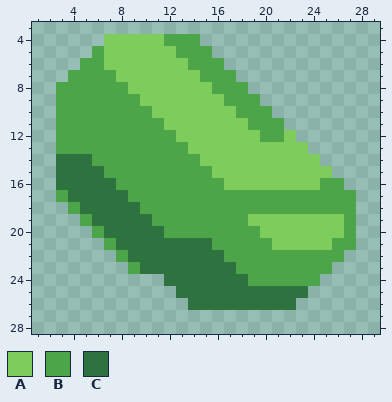
One commit to this pixel-art sprite: sprites/items/biomatter.png. The picture above was drawn from the file before the commit.
The file is 32x32 pixels. Shown: x 1..29, y 3..28.
Palette (. is transparent): A #7ecc5b  B #4da54a  C #2e723f
Pixels before, first column x 3:
 4 ....AAAAABBB.............
 5 ...BAAAAAABBB............
 6 ..BBAAAAAAABBB...........
 7 .BBBBAAAAAAABBB..........
 8 BBBBBBAAAAAAABBB.........
 9 BBBBBBBAAAAAAABBB........
10 BBBBBBBBAAAAAAABBB.......
11 BBBBBBBBBAAAAAAABBB......
12 BBBBBBBBBBAAAAAAABBA.....
13 BBBBBBBBBBBAAAAAAAAAA....
14 CCCBBBBBBBBBAAAAAAAAAA...
15 CCCCBBBBBBBBBAAAAAAAAAA..
16 CCCCCBBBBBBBBBAAAAAAAABB.
17 BCCCCCBBBBBBBBBBBBBBBBBBB
18 .BCCCCCBBBBBBBBBBBBBBBBBB
19 ..BCCCCCBBBBBBBBAAAAAAAAB
20 ...BCCCCCBBBBBBBBAAAAAAAB
21 ....BCCCCCCCCBBBBBAAAAABB
22 .....BCCCCCCCCBBBBBBBBBB.
23 ......BCCCCCCCCBBBBBBBB..
24 .........CCCCCCCBBBBBB...
25 ..........CCCCCCCCCCC....
26 ...........CCCCCCCCC.....
Once edited:
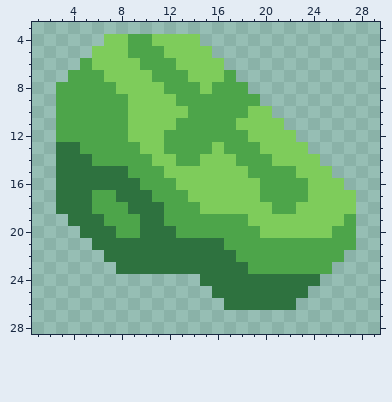
The exact change:
Changed rows in their new state; - is an unchanged pixel.
first column x 3:
 4 ------BB-AAA-------------
 5 ---A--BBB-AAA------------
 6 ---A---BBB-AAA-----------
 7 ----A---BBB-AA-----------
 8 -----A---BBB-------------
 9 ------A---BBBB-----------
10 ------AA---BBBB-AA-------
11 ------AAA-BBBBB-AAA------
12 ------AAA-BBBBBB-AA------
13 CC-----AA--BB-BBB--------
14 --------AA-----BBB-------
15 ----CC---AAAA---BBBB-----
16 -----CC---AAAA---BBBB-AA-
17 C--BB-CC---AAAAAA----AAAA
18 CC-BBB-CC---AAAAAA--AAAAA
19 -CC-BBB-C----------------
20 --CC-BB--C-------------B-
21 ---CC--------C----BBBBB--
22 ----CC--------C----------
23 -----CC--------C---------
24 ---------...----CCCCCC---
25 ----------...------------
26 -----------...-----------
Pixel boxes of the changes (left, top, right, bottom) in both pictures:
changed: (56, 34, 356, 310)
